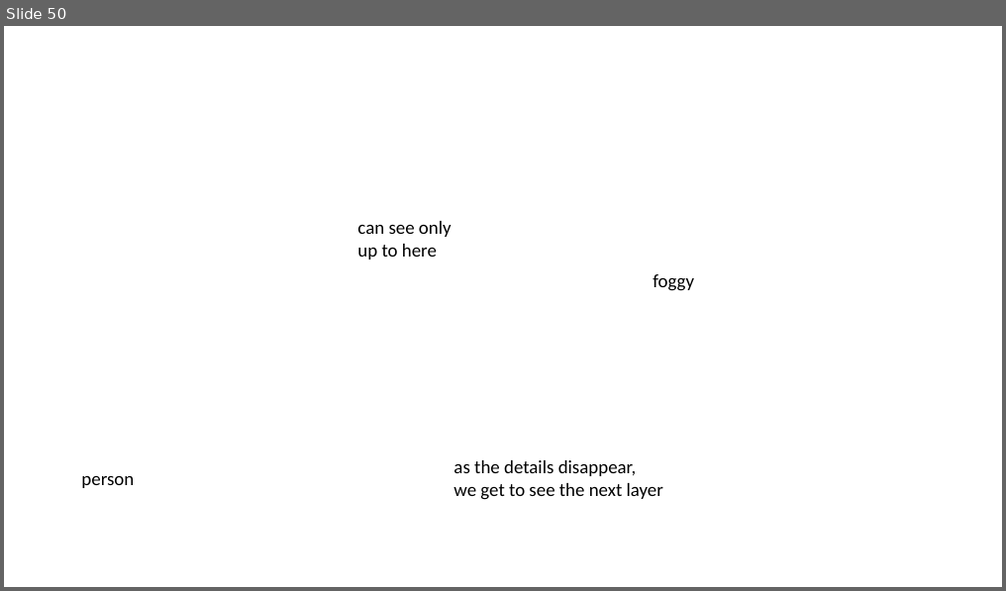
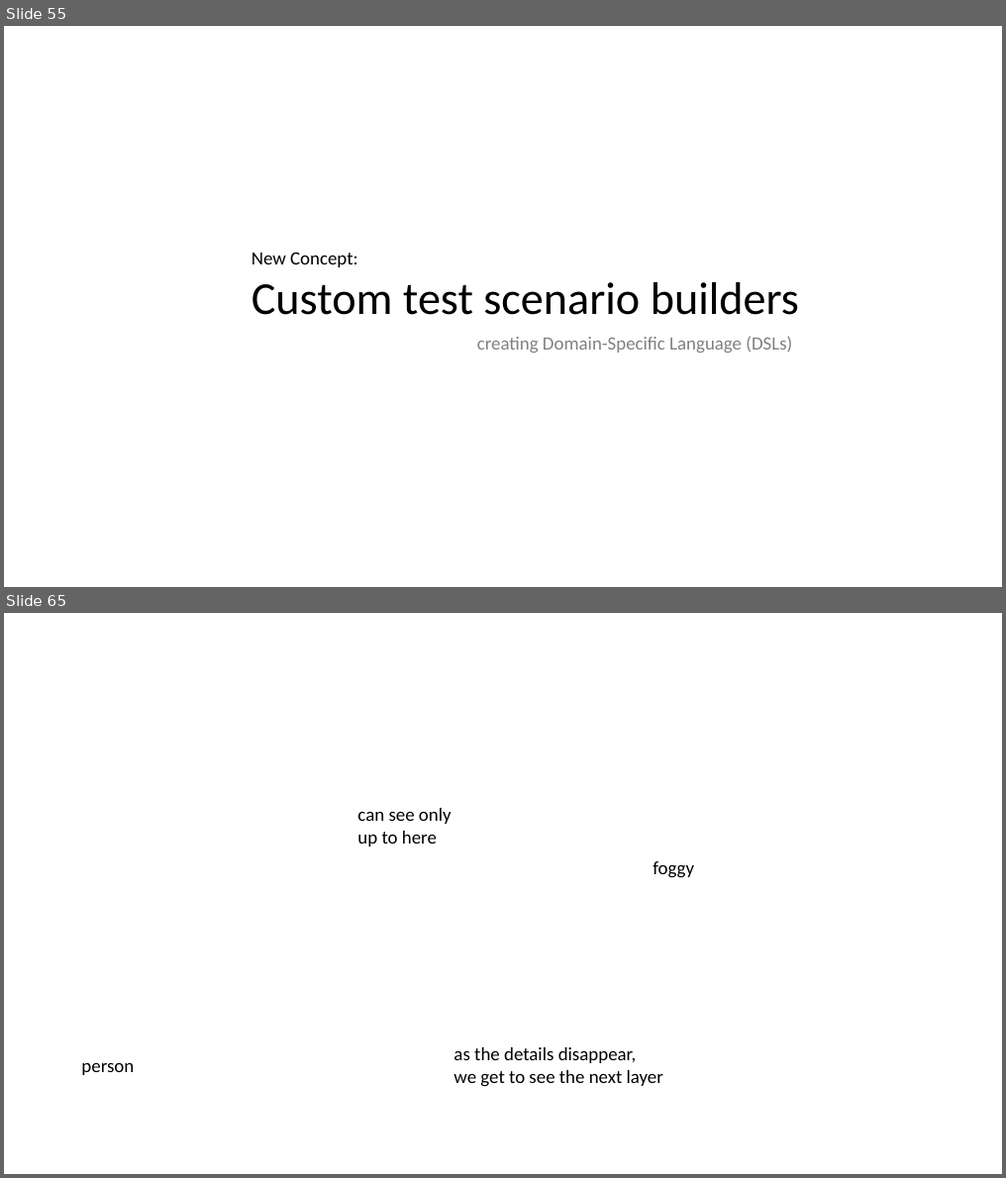
Before and after one commit to LearnWithLlew/TestingBetterWithApprovals.Slides, a slide deck: slides/Testing Better with Approvals.pptx. Shown one above the other, each under a label of ours: slide 50 before the commit, slides 55 and 65 after it; the slides between them are not shown. The pictures are 1006x591 and 1006x1178 pixels, drawn with LibreOffice and Linux fonts; fonts in the diff are those of the drawing. Boxes give left, top, right and bottom in pixels: in the first picture for what was removed or moved away, otherwise in the second. Text is boxed around its words. In the diff, an @@ line names an element or a change of style, - is before the commit and + after.

```diff
--- a/slides/Testing Better with Approvals.pptx
+++ b/slides/Testing Better with Approvals.pptx
@@ slide 55 added at [4, 26, 1002, 587], background #FFFFFF @@
@@ text added at [252, 252, 799, 315], 44 pt, text #000000 @@
+New Concept:
+Custom test scenario builders
@@ text added at [477, 336, 792, 353], 18 pt, text #808080 @@
+creating Domain-Specific Language (DSLs)
@@ what was slide 50 is now slide 65 @@
```
Also in this commit, not shown: 15 other slides added, 1 slide removed.
